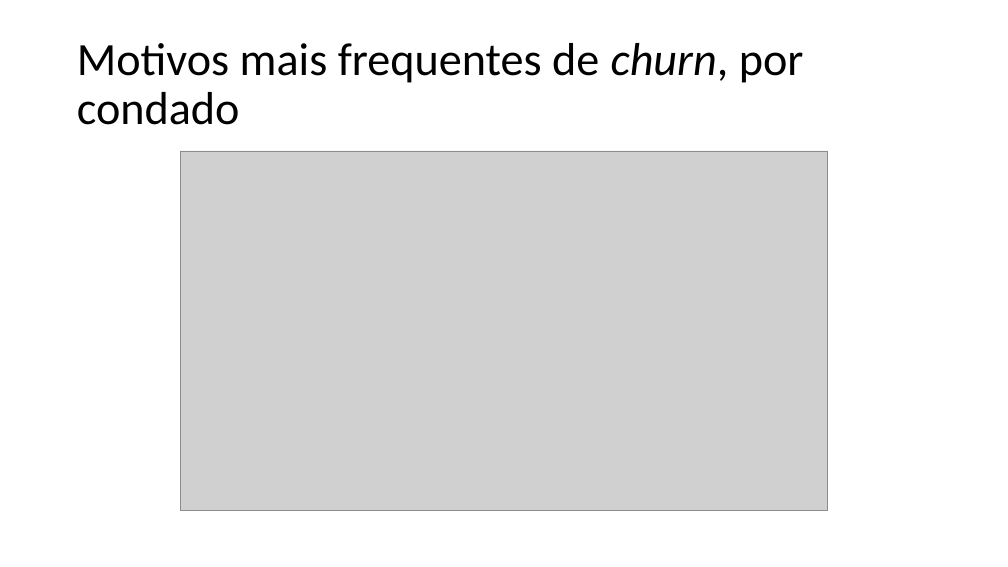
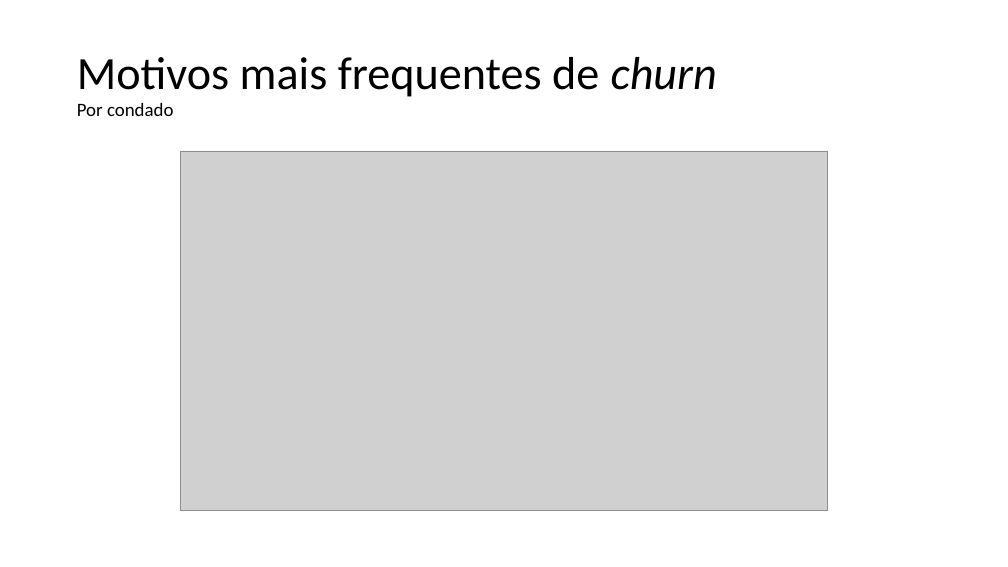
Before and after one commit to franzmonteiro/new_telco_churn, a slide deck: slide 13 of apresentacao.pptx (slide 7 before the commit). Drawn at 1008x567 pixels with LibreOffice and Linux fonts; fonts in the diff are those of the drawing; grey boxes stand for pictures; background and template pictures are left out. Boxes give left, top, right and bottom in pixels: in the first picture for what was removed or moved away, otherwise in the second. Text is boxed around its words. In the diff, an @@ line names an element or a change of style, - is before the commit and + after.

```diff
--- a/apresentacao.pptx
+++ b/apresentacao.pptx
@@ title at (77, 57, 717, 116): text changed @@
-Motivos mais frequentes de churn, por condado
+Motivos mais frequentes de churn
+Por condado
```
Also in this commit, not shown: 8 other slides changed, 11 slides added, 8 slides removed.
